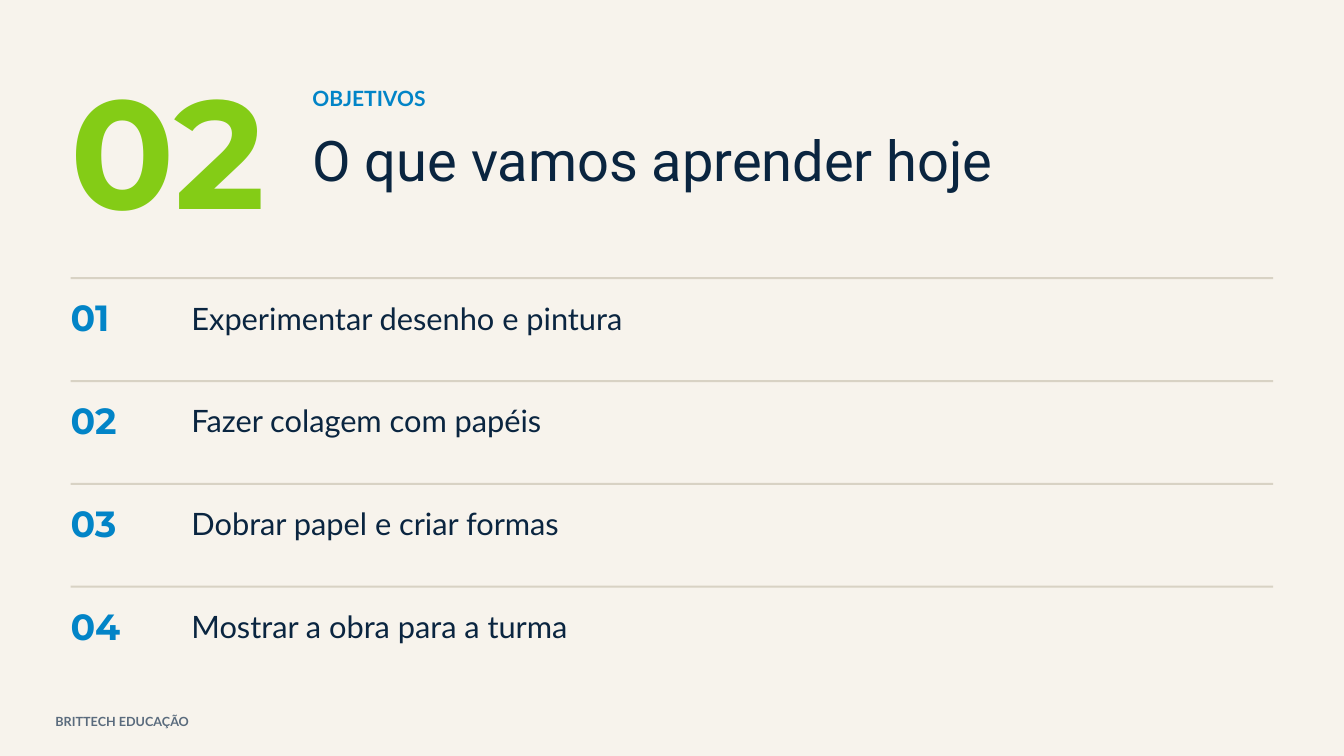
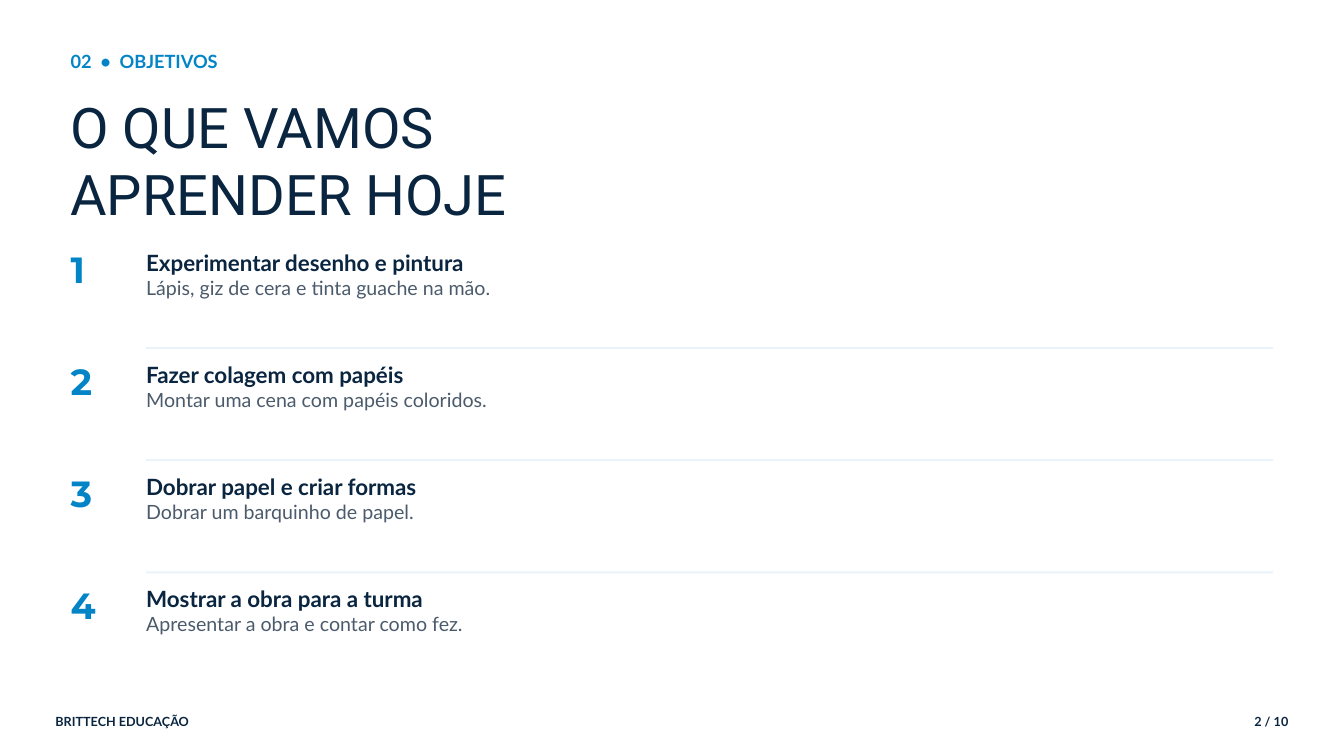
Before and after one commit to thiagollipe-web/brittech-educacao-aulas, a slide deck: slide 2 of fundamental-1/arte-1ano-formas-expressao-artistica.pptx. Drawn at 1344x756 pixels with LibreOffice and Linux fonts; fonts in the diff are those of the drawing. Boxes give left, top, right and bottom in pixels: in the first picture for what was removed or moved away, otherwise in the second. Text is boxed around its words. In the diff, an @@ line names an element or a change of style, - is before the commit and + after.

```diff
--- a/fundamental-1/arte-1ano-formas-expressao-artistica.pptx
+++ b/fundamental-1/arte-1ano-formas-expressao-artistica.pptx
@@ rectangle removed at [0,0,1344,756] @@
@@ text at [71,54,218,68]: text changed; size 110 to 13 pt; font Montserrat to Lato; text colour #84CC16 to #0284C7 @@
-02
+02 • OBJETIVOS
@@ text at [71,107,506,216]: text changed @@
-O que vamos aprender hoje
+O QUE VAMOS
+APRENDER HOJE
@@ text removed at [312,90,425,106] @@
-OBJETIVOS
@@ text added at [71,257,85,283], 26 pt, text #0284C7, bold @@
+1
@@ text at [146,254,463,275]: size 22 to 16 pt, bold on in "Experimentar desenho e pintura"; less space between paragraphs @@
@@ text "Experimentar desenho e pintura": place and size @@
-text "Experimentar desenho e pintura" at [191,307,622,336]
+text "Experimentar desenho e pintura" at [146,254,491,299]
@@ rectangle removed at [71,277,1273,279] @@
@@ text at [146,280,491,299]: paragraph added @@
+Lápis, giz de cera e tinta guache na mão.
@@ text removed at [71,305,110,332] @@
-01
@@ fill #D8D2C4 to #EAF3FA in 3 elements at [146,572,1273,574], [146,459,1273,461], [146,347,1273,349] @@
@@ rectangle: place and size @@
-rectangle at [71,380,1273,382]
+rectangle at [146,347,1273,349]
@@ text added at [71,369,92,395], 26 pt, text #0284C7, bold @@
+2
@@ text at [146,366,403,387]: size 22 to 16 pt, bold on in "Fazer colagem com papéis"; less space between paragraphs @@
@@ text "Fazer colagem com papéis": place and size @@
-text "Fazer colagem com papéis" at [191,409,542,438]
+text "Fazer colagem com papéis" at [146,366,487,411]
@@ text removed at [71,408,117,435] @@
-02
@@ text at [146,392,487,411]: paragraph added @@
+Montar uma cena com papéis coloridos.
@@ text at [146,478,417,499]: size 22 to 16 pt, bold on in "Dobrar papel e criar formas"; less space between paragraphs @@
@@ text "Dobrar papel e criar formas": place and size @@
-text "Dobrar papel e criar formas" at [191,512,559,541]
+text "Dobrar papel e criar formas" at [146,478,417,523]
@@ rectangle: place and size @@
-rectangle at [71,483,1273,485]
+rectangle at [146,459,1273,461]
@@ text added at [71,481,93,508], 26 pt, text #0284C7, bold @@
+3
@@ text at [146,504,413,523]: paragraph added @@
+Dobrar um barquinho de papel.
@@ text removed at [71,511,117,538] @@
-03
@@ text added at [71,593,96,619], 26 pt, text #0284C7, bold @@
+4
@@ text at [146,590,423,611]: size 22 to 16 pt, bold on in "Mostrar a obra para a turma"; less space between paragraphs @@
@@ text "Mostrar a obra para a ...": place and size @@
-text "Mostrar a obra para a ..." at [191,615,568,644]
+text "Mostrar a obra para a ..." at [146,590,462,635]
@@ rectangle: place and size @@
-rectangle at [71,586,1273,588]
+rectangle at [146,572,1273,574]
@@ text removed at [71,614,121,641] @@
-04
@@ text at [146,616,462,635]: paragraph added @@
+Apresentar a obra e contar como fez.
@@ text "BRITTECH EDUCAÇÃO" at [55,715,189,729]: text colour #5A6B7D to #0A2540; less space between paragraphs @@
@@ text added at [1254,716,1289,726], 9 pt, text #0A2540, bold @@
+2 / 10
```
Also in this commit, not shown: 2 other slides changed, 7 slides added, 5 slides removed, 4 other files.
